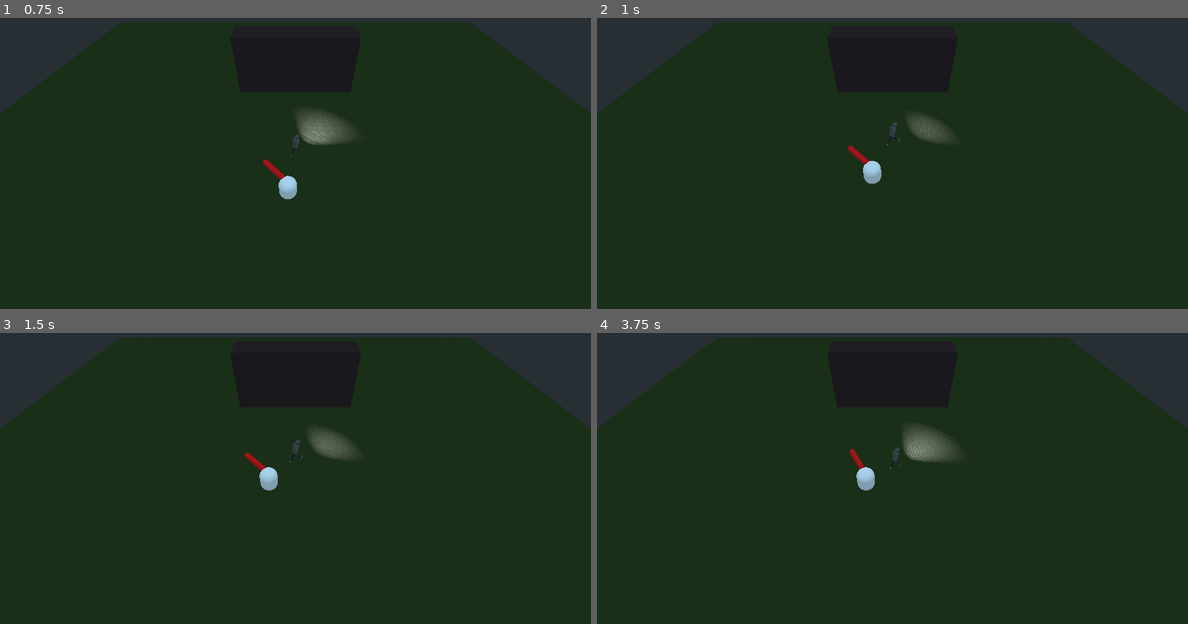
Above: before the commit, frames 1-4 (two rows, left to right).
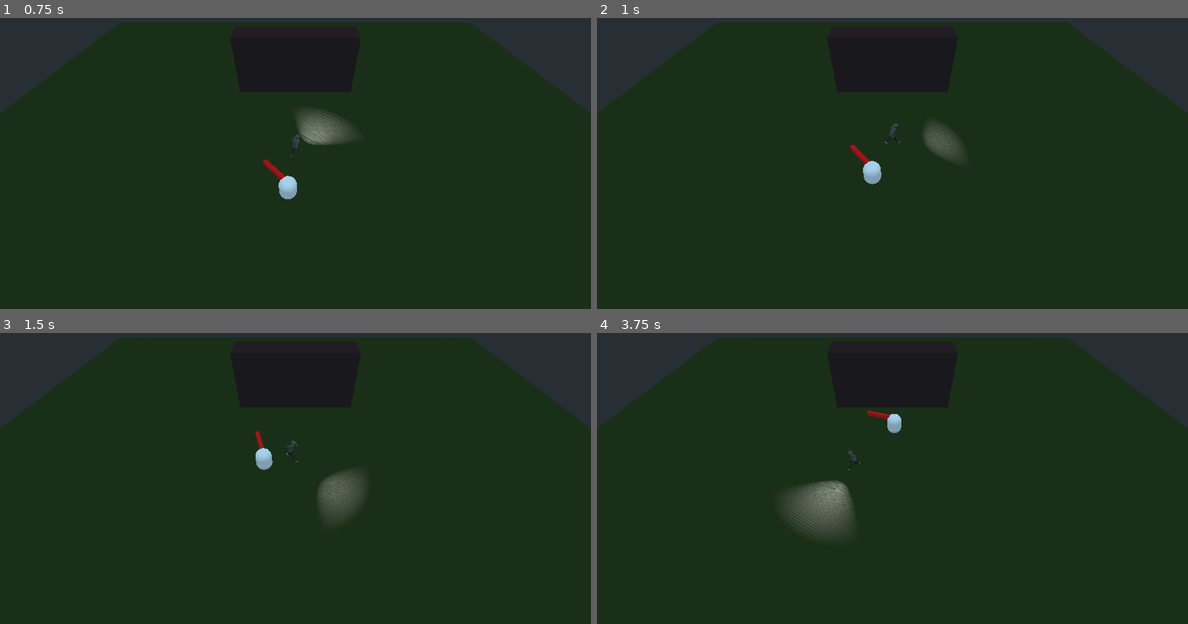
Above: after the commit, the same moments.

Repository: beyondchan28/TrainSurfingGodot
Game: Godot game, scene res://Level/Level.tscn
Two runs of this game, one before a commit and one after it. Both use one fixed random seed, a clock stepped at 60 frames per second and the inputs below.
Inputs:
- Up to frame 1 (0.75 s): hold D (turn_right) from 0.53 s (still down); hold E (climb) from 0.53 s (still down)
- Up to frame 2 (1 s): keep holding D (turn_right); keep holding E (climb); tap Space (jump) at 0.77, 0.8 s
- Up to frame 3 (1.5 s): tap Space (jump) at 1.07, 1.35 s; release D (turn_right) at 1.28 s; release E (climb) at 1.28 s; hold S (move_backwards) from 1.28 s (still down)
- Up to frame 4 (3.75 s): tap Space (jump) at 1.52, 1.82, 2.3, 3.02, 3.32 s; tap E (climb) at 1.55, 3.05 s; release S (move_backwards) at 2.03 s; hold D (turn_right) 2.03-2.78 s; hold E (climb) 2.03-2.78 s; hold W (move_forwards) 2.78-3.53 s; tap Ctrl (crouch) at 2.85 s; hold A (turn_left) from 3.53 s (still down); hold Shift (run) from 3.53 s (still down)

Frame 1 is identical in both runs. In frame 2, 0.6% of the frame differs, in the area x 42-62%, y 32-58%; in frame 3, 1.9%; in frame 4, 2.9%, in the area x 31-62%, y 26-71%.

Commit message:
New Player Logic kinda done and will working on the friend logic

Diff:
--- a/Friend.gd
+++ b/Friend.gd
@@ -1,4 +1,4 @@
-extends KinematicBody
+extends StaticBody
 
 onready var face_target_y = $FaceTargetY
 
--- a/Friend.tscn
+++ b/Friend.tscn
@@ -13,8 +13,7 @@
 [sub_resource type="SpatialMaterial" id=4]
 albedo_color = Color( 0.980392, 0.0431373, 0.0431373, 1 )
 
-[node name="Friend" type="KinematicBody"]
-collision_layer = 2
+[node name="Friend" type="StaticBody"]
 script = ExtResource( 2 )
 
 [node name="MeshInstance" type="MeshInstance" parent="."]
--- a/Level/ClimbArea.gd
+++ b/Level/ClimbArea.gd
@@ -7,6 +7,7 @@
 		body.climb_array.append(self)
 		#body.curr_state = body.STATES.CLIMB
 
+
 func _on_ClimbArea_body_exited(body):
 	if body.name == "Player":
 		body.climb_array.erase(self)
--- a/Level/ClimbArea.tscn
+++ b/Level/ClimbArea.tscn
@@ -3,7 +3,7 @@
 [ext_resource path="res://Level/ClimbArea.gd" type="Script" id=1]
 
 [sub_resource type="BoxShape" id=1]
-extents = Vector3( 0.809873, 3.80893, 5 )
+extents = Vector3( 0.809873, 4.15143, 5 )
 
 [sub_resource type="CubeMesh" id=2]
 size = Vector3( 2, 10, 20 )
@@ -18,7 +18,7 @@
 script = ExtResource( 1 )
 
 [node name="CollisionShape" type="CollisionShape" parent="."]
-transform = Transform( 1.68854, 0, 0, 0, 0.877534, 0, 0, 0, 0.5, -13.6291, 6.84281, 0 )
+transform = Transform( 1.68854, 0, 0, 0, 0.958157, 0, 0, 0, 0.5, -13.6291, 6.57628, 0 )
 shape = SubResource( 1 )
 
 [node name="MeshInstance2" type="MeshInstance" parent="."]
--- a/Player/PlayerLogic.gd
+++ b/Player/PlayerLogic.gd
@@ -23,12 +23,13 @@
 	var move_dir = 0
 	var turn_dir = 0
 
-
 	movement_input(move_dir, turn_dir, delta)
 	run()
 	jump()
 	crouch()
 	climber_detection()
+
+	#print(curr_state)
 #	if not grounded and was_grounded:
 #		pass
 #	if grounded:
@@ -51,25 +52,31 @@
 	rotation_degrees.y += turn_dir * TURN_SPEED * delta
 	var move_vec = global_transform.basis.z * move_speed * move_dir
 	move_vec.y = y_velo
+	if curr_state == STATES.CLIMB :
+		move_vec.z = -2
+	elif curr_state == STATES.UNCLIMB:
+		move_vec.z = 2
+
 	move_and_slide(move_vec, Vector3(0, 1, 0))
+	#print(move_vec)
 
 	var was_grounded = grounded
 	grounded = is_on_floor()
 	climb_logic(move_vec)
+
 	y_velo -= GRAVITY * delta
-	if grounded:
+
+	if curr_state != STATES.CLIMB and grounded:
 		y_velo = -0.1
-	if y_velo < -MAX_FALL_SPEED:
+	if curr_state != STATES.UNCLIMB and y_velo < -MAX_FALL_SPEED:
 		y_velo = -MAX_FALL_SPEED
 
 
 func climb_logic(move_vec):
-	if curr_state == STATES.CLIMB and is_on_wall() :
+	if curr_state == STATES.CLIMB :
 		y_velo = climb_speed
-		move_vec.z = -15
-	elif curr_state == STATES.UNCLIMB:
+	if curr_state == STATES.CLIMB and curr_state == STATES.UNCLIMB:
 		y_velo = -climb_speed
-		move_vec.z = 2
 
 
 func climber_detection():
@@ -88,7 +95,7 @@
 	if is_on_floor() and curr_state != STATES.CROUCH and Input.is_action_just_pressed("jump") and grounded:
 		curr_state = STATES.JUMP
 		y_velo = JUMP_IMPULSE
-	if Input.is_action_just_released("jump") and is_on_floor():
+	if Input.is_action_just_released("jump"):
 		curr_state = STATES.IDLE
 
 
--- a/Player/Target.gd
+++ b/Player/Target.gd
@@ -4,6 +4,5 @@
 	if body.name == "Friend":
 		body.curr_state = body.STATES.STOP
 
-
 func _on_Target_body_exited(body):
 	pass
Not shown, added: Texture/Worker-clothes.png.import
Not shown, added: Texture/Worker.png.import
